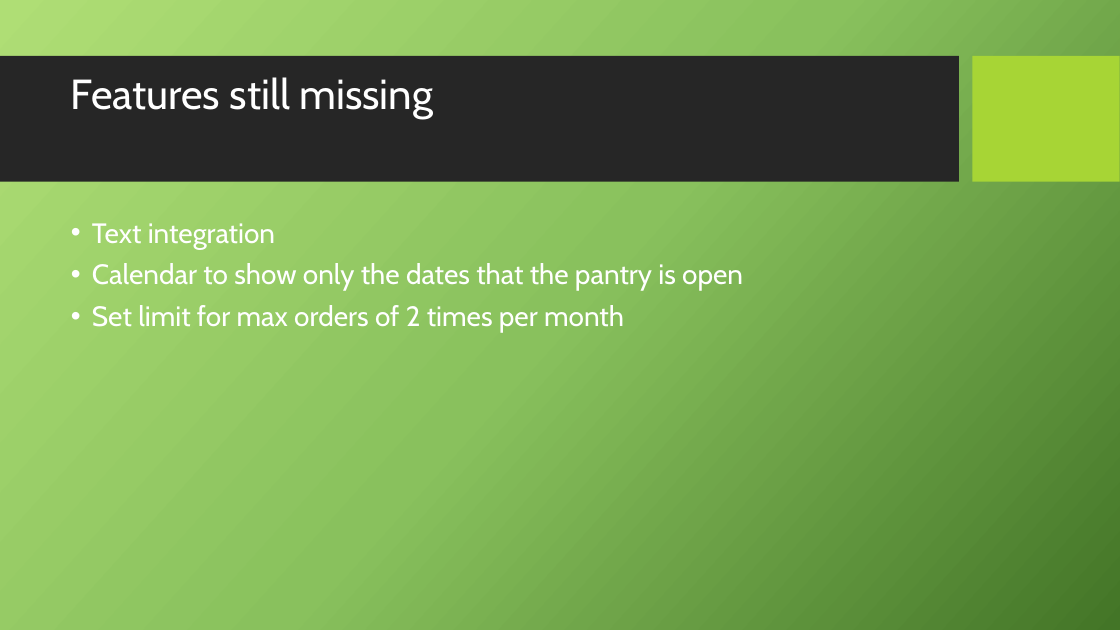
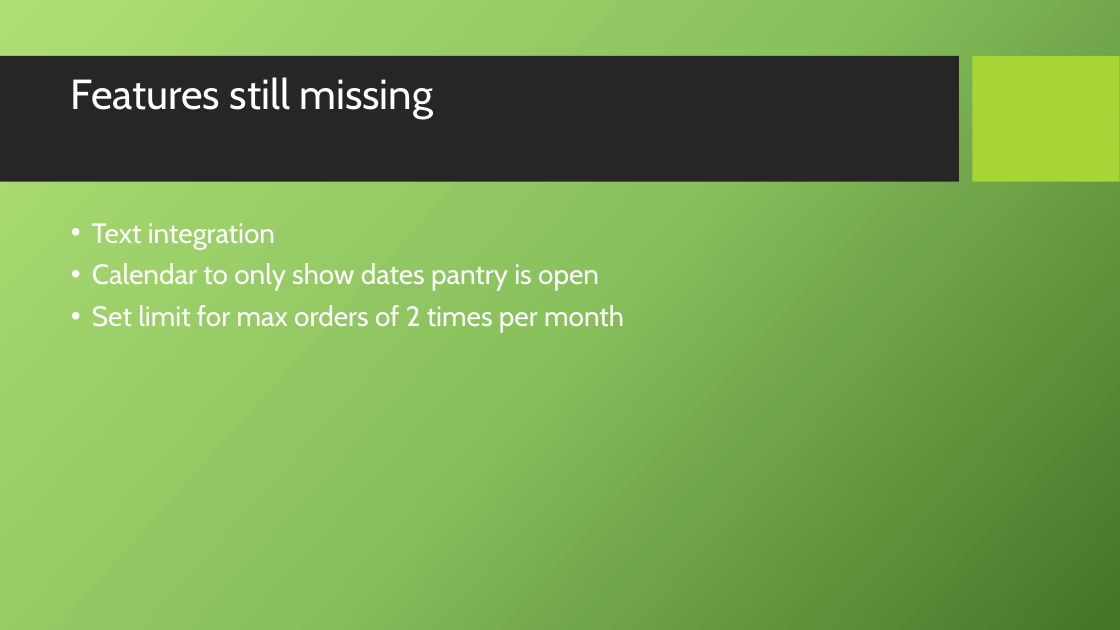
Before and after one commit to laurenbruckstein/pioneerpantry, a slide deck: slide 10 of Presentation.pptx (slide 11 before the commit). Drawn at 1120x630 pixels with LibreOffice and Linux fonts; fonts in the diff are those of the drawing; background and template pictures are left out. Boxes give left, top, right and bottom in pixels: in the first picture for what was removed or moved away, otherwise in the second. Text is boxed around its words. In the diff, an @@ line names an element or a change of style, - is before the commit and + after.

Commit message:
Latest

```diff
--- a/Presentation.pptx
+++ b/Presentation.pptx
@@ text at (92, 263, 599, 291): text changed @@
-• Calendar to show only the dates that the pantry is open
+• Calendar to only show dates pantry is open
```
Also in this commit, not shown: 1 slide removed.
